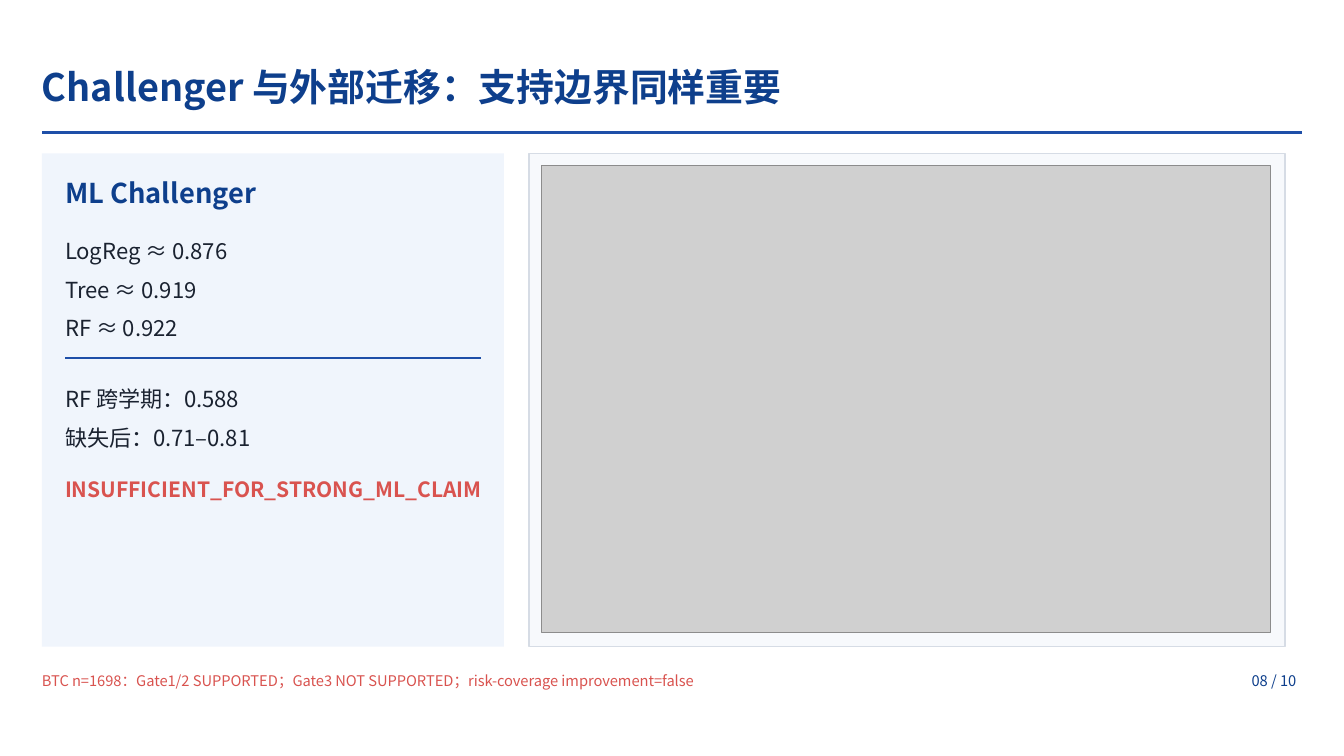
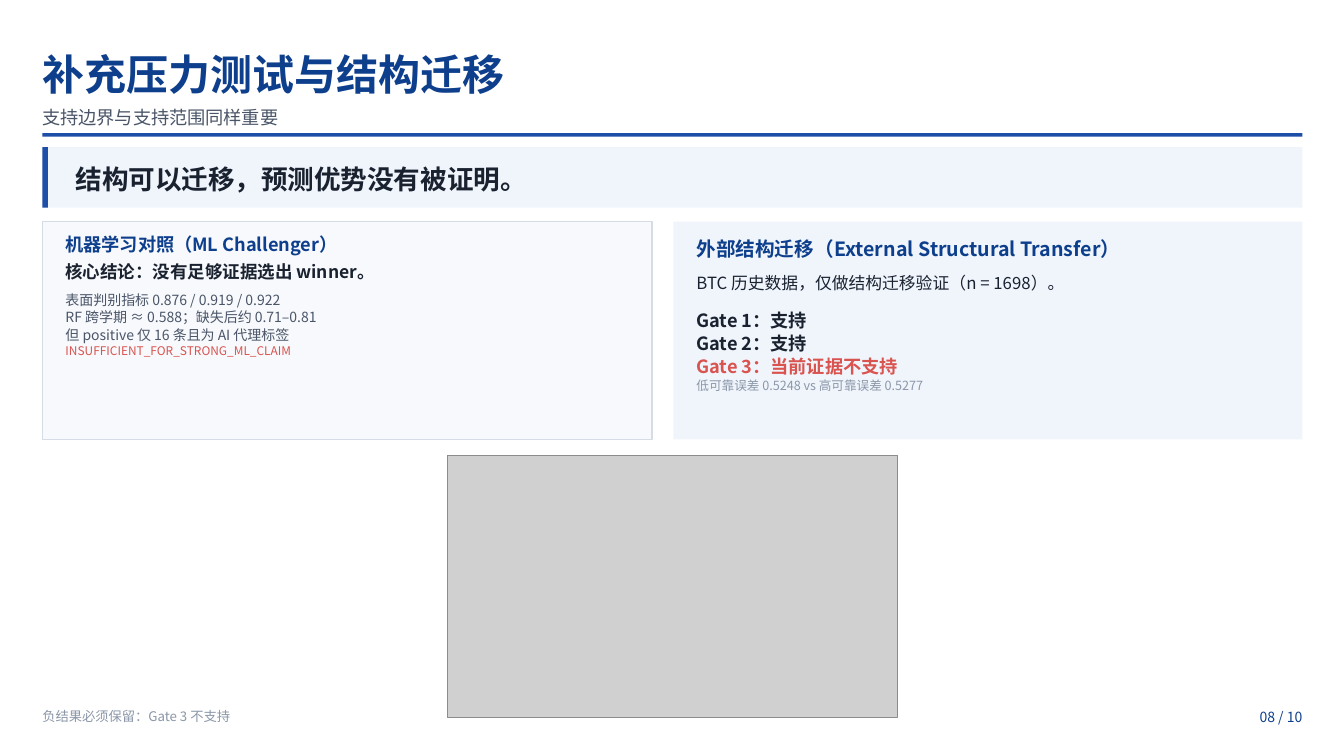
Before and after one commit to cvcingcvc-code/math, a slide deck: slide 8 of outputs/education_ai_evidence_roadshow_final.pptx. Drawn at 1344x756 pixels with LibreOffice and Linux fonts; fonts in the diff are those of the drawing; grey boxes stand for pictures. Boxes give left, top, right and bottom in pixels: in the first picture for what was removed or moved away, otherwise in the second. Text is boxed around its words. In the diff, an @@ line names an element or a change of style, - is before the commit and + after.

Commit message:
finalize defense ppt identity and sync demo
- P1/P10: 加身份信息 起名困难队 / 汇报人 张镇源
- P6: 补回参数敏感性锁定数字 693=21x11x3 / 660 defined / 33 undefined / ±10% / ±20% / 0 decision-state flips
- P8: 补回 ML Challenger 跨学期数字 0.876/0.919/0.922 / RF≈0.588 / 0.71-0.81（保留 winner 结论边界）
- slides/01-10.slide: 同步为中文优先版 source，与 PPTX 一致
- 新增 build_final_ppt.py 作为可复现生成器（SOURCE == PPTX）
- 同步 reports/demo/index.html 新桌面布局版

```diff
--- a/outputs/education_ai_evidence_roadshow_final.pptx
+++ b/outputs/education_ai_evidence_roadshow_final.pptx
@@ freeform shape removed at (42, 42, 1303, 135) @@
@@ text added at (42, 54, 504, 94), 30 pt, text #0E3F8C, bold @@
+补充压力测试与结构迁移
@@ text at (42, 108, 278, 126): text changed; size 27 to 13 pt; text colour #0E3F8C to #4A5568; bold off @@
-Challenger 与外部迁移：支持边界同样重要
+支持边界与支持范围同样重要
@@ rectangle added at (42, 133, 1303, 137), fill #1E4FA8 @@
@@ rectangle added at (42, 147, 1303, 208), fill #F0F5FC @@
@@ rectangle added at (42, 147, 48, 208), fill #1E4FA8 @@
@@ rectangle removed at (42, 153, 504, 647) @@
@@ text added at (76, 166, 527, 193), 19 pt, text #1A2230, bold @@
+结构可以迁移，预测优势没有被证明。
@@ rectangle removed at (529, 153, 1286, 647) @@
@@ picture removed at (542, 166, 1271, 632) @@
@@ text removed at (65, 181, 256, 210) @@
-ML Challenger
@@ rectangle added at (42, 222, 652, 440), fill #F7F9FC, outline #D6DCE5 1 pt @@
@@ text added at (65, 235, 338, 256), 13 pt, text #0E3F8C, bold @@
+机器学习对照（ML Challenger）
@@ rectangle added at (674, 222, 1303, 440), fill #F0F5FC @@
@@ text added at (696, 239, 1120, 258), 14 pt, text #0E3F8C, bold @@
+外部结构迁移（External Structural Transfer）
@@ text removed at (65, 242, 227, 337) @@
-LogReg ≈ 0.876
-Tree ≈ 0.919
-RF ≈ 0.922
@@ text added at (65, 263, 375, 280), 12.5 pt, text #1A2230, bold @@
+核心结论：没有足够证据选出 winner。
@@ text at (65, 293, 317, 357): text changed; size 15.8 to 10 pt; text colour #1A2230 to #4A5568 @@
-RF 跨学期：0.588
-缺失后：0.71–0.81
+表面判别指标 0.876 / 0.919 / 0.922
+RF 跨学期 ≈ 0.588；缺失后约 0.71–0.81
+但 positive 仅 16 条且为 AI 代理标签
+INSUFFICIENT_FOR_STRONG_ML_CLAIM
@@ text added at (696, 275, 1064, 291), 12 pt, text #1A2230 @@
+BTC 历史数据，仅做结构迁移验证（n = 1698）。
@@ text added at (696, 311, 923, 391), 13 pt, text #8B97A8, bold @@
+Gate 1：支持
+Gate 2：支持
+Gate 3：当前证据不支持
+低可靠误差 0.5248 vs 高可靠误差 0.5277
@@ freeform shape removed at (66, 357, 481, 454) @@
@@ picture added at (448, 456, 897, 718) @@
@@ text removed at (65, 481, 481, 501) @@
-INSUFFICIENT_FOR_STRONG_ML_CLAIM
@@ text removed at (42, 674, 693, 690) @@
-BTC n=1698：Gate1/2 SUPPORTED；Gate3 NOT SUPPORTED；risk-coverage improvement=false
@@ text added at (42, 710, 230, 722), 9.5 pt, text #8B97A8 @@
+负结果必须保留：Gate 3 不支持
@@ text "08 / 10": place and size @@
-text "08 / 10" at (1252, 675, 1296, 686)
+text "08 / 10" at (1260, 711, 1303, 722)
@@ text "08 / 10" at (1260, 711, 1303, 722): size 10.5 to 10 pt; alignment left to right; line spacing 1 to 1.05 @@
```
Also in this commit, not shown: 6 other slides changed, 3 slides added, 3 slides removed, 14 other files.
